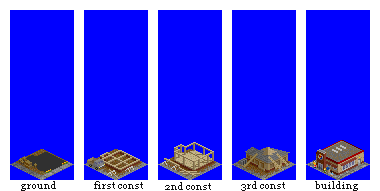
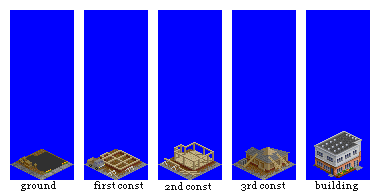
Two versions of the same layered image (w=380, h=191). Layer-by-layer changes:
added layer "05" above "04_SNOW" over [306, 131, 370, 180]
